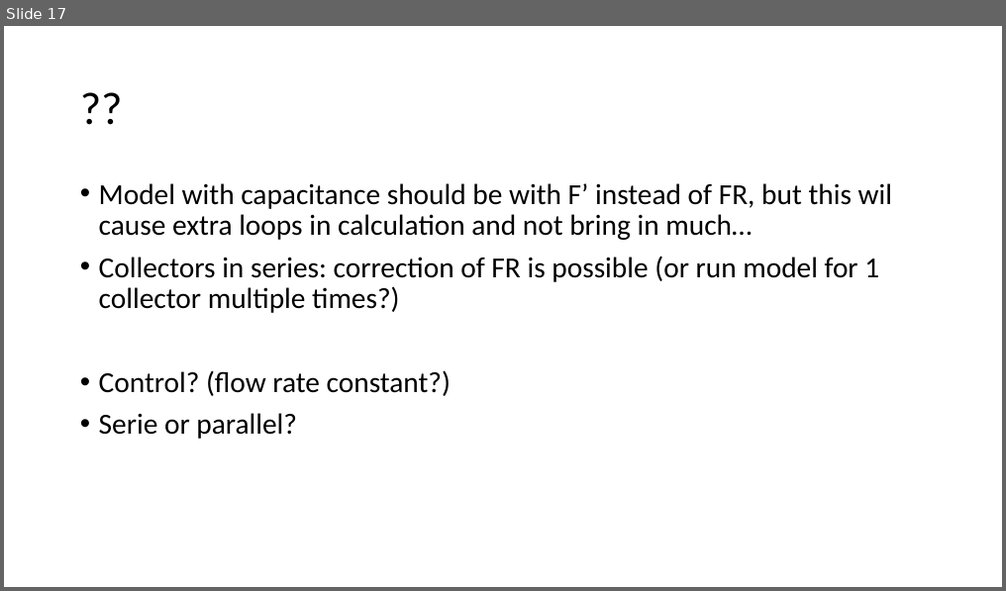
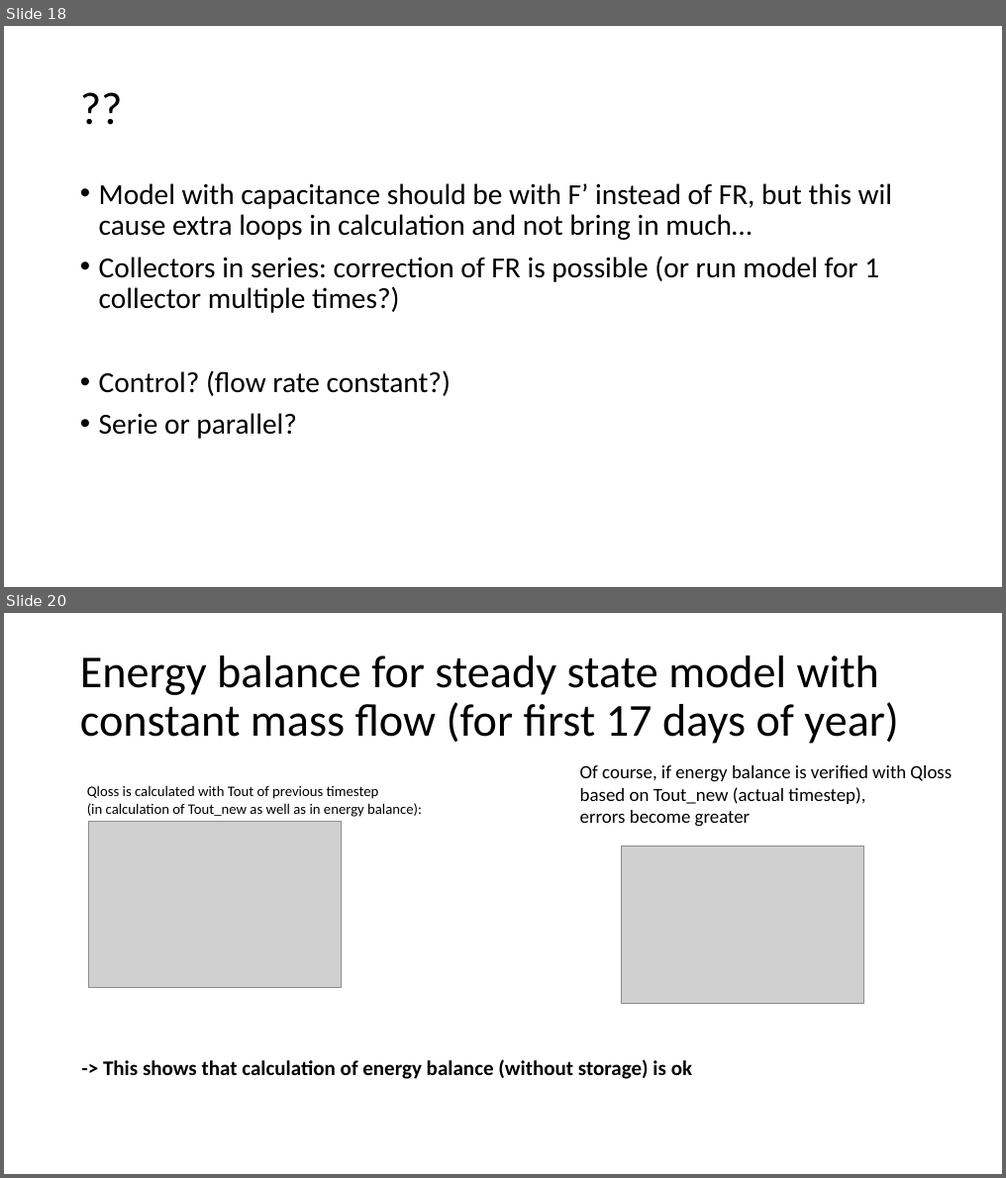
Before and after one commit to MargotDePauw/TETRA-warmtenetten, a slide deck: model zonnecollector/achtergrond/Solar collector.pptx. Shown one above the other, each under a label of ours: slide 17 before the commit, slides 18 and 20 after it; the slides between them are not shown. The pictures are 1006x591 and 1006x1178 pixels, drawn with LibreOffice and Linux fonts; fonts in the diff are those of the drawing; grey boxes stand for pictures. Boxes give left, top, right and bottom in pixels: in the first picture for what was removed or moved away, otherwise in the second. Text is boxed around its words. In the diff, an @@ line names an element or a change of style, - is before the commit and + after.

Commit message:
model zonnecollector gevalideerd met trnsys en energiebalans

```diff
--- a/model zonnecollector/achtergrond/Solar collector.pptx
+++ b/model zonnecollector/achtergrond/Solar collector.pptx
@@ slide 20 added at [4, 613, 1002, 1174], background #FFFFFF @@
@@ title added at [80, 656, 899, 744], 44 pt, text #000000 @@
+Energy balance for steady state model with constant mass flow (for first 17 days of year)
@@ text added at [87, 785, 422, 817], 14 pt, text #000000 @@
+Qloss is calculated with Tout of previous timestep
+(in calculation of Tout_new as well as in energy balance):
@@ text added at [580, 765, 951, 827], 18 pt, text #000000 @@
+Of course, if energy balance is verified with Qloss
+based on Tout_new (actual timestep),
+errors become greater
@@ picture added at [88, 821, 341, 987] @@
@@ picture added at [622, 846, 864, 1003] @@
@@ text added at [103, 1059, 692, 1079], 20 pt, text #000000, bold @@
+-> This shows that calculation of energy balance (without storage) is ok
@@ what was slide 17 is now slide 18 @@
```
Also in this commit, not shown: 13 other slides added, 5 other files.
